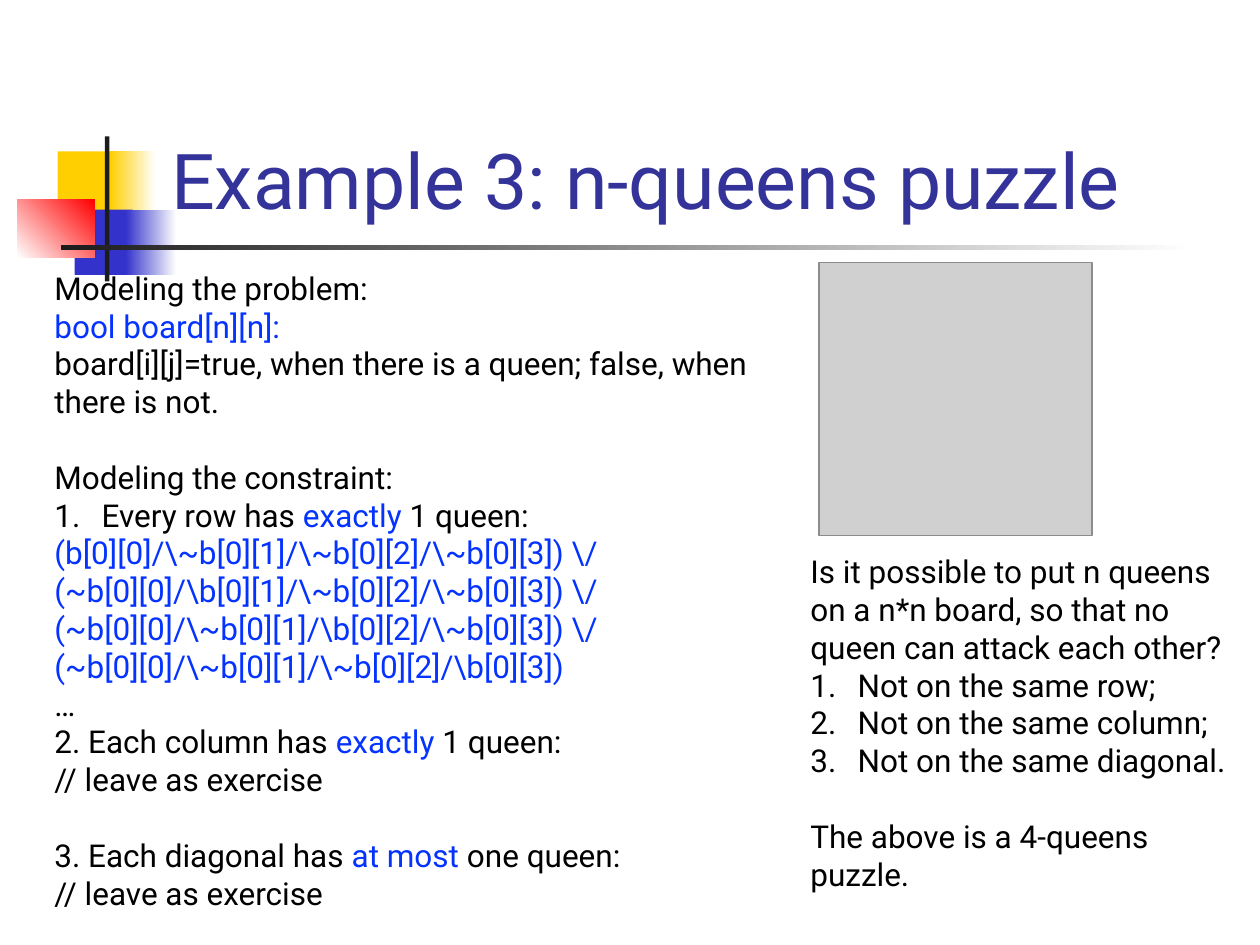
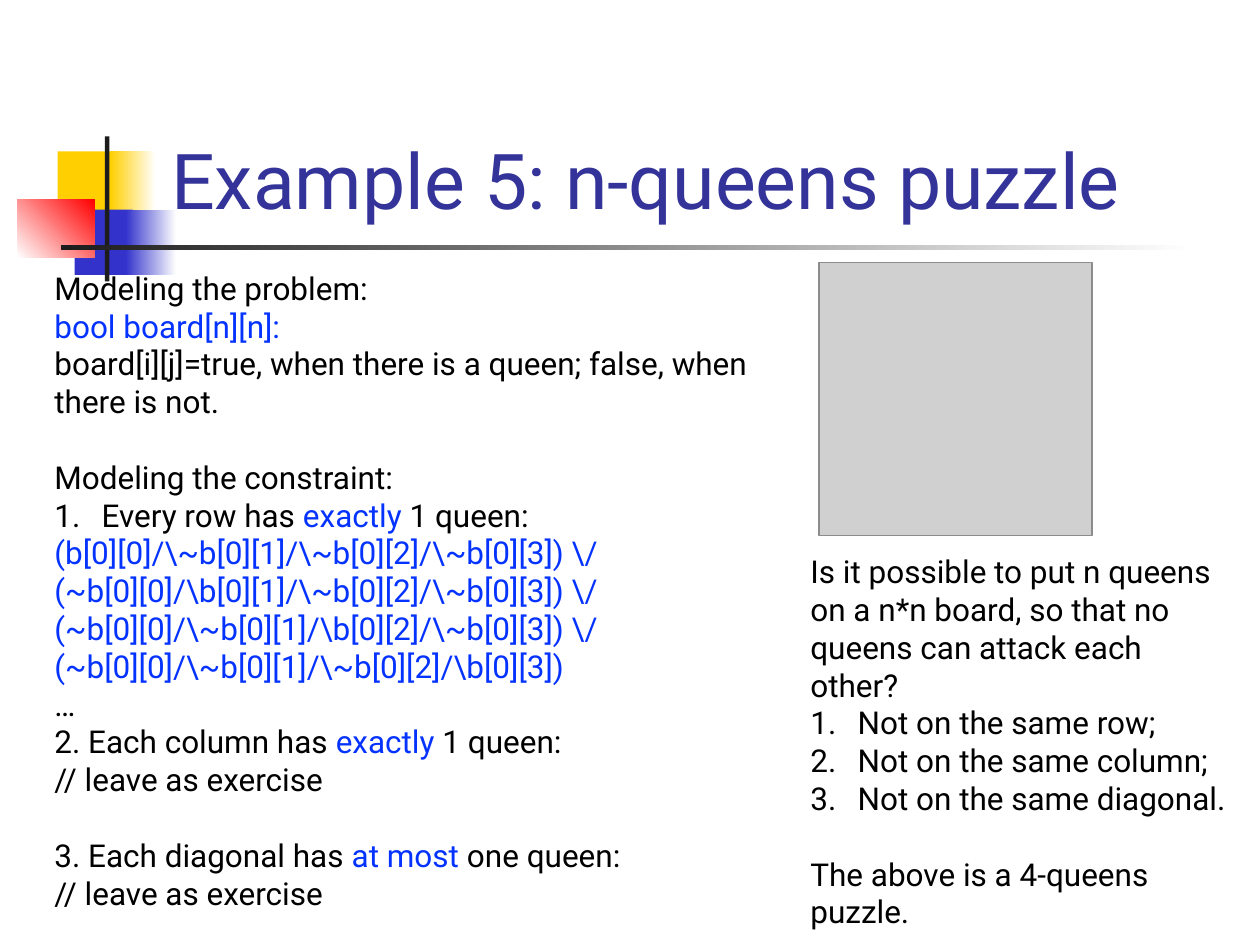
Before and after one commit to csslab-ustc/csslab-ustc.github.io, a slide deck: slide 36 of courses/theory/slides/lec07-sat.pptx (slide 34 before the commit). Drawn at 1260x945 pixels with LibreOffice and Linux fonts; fonts in the diff are those of the drawing; grey boxes stand for pictures. Boxes give left, top, right and bottom in pixels: in the first picture for what was removed or moved away, otherwise in the second. Text is boxed around its words. In the diff, an @@ line names an element or a change of style, - is before the commit and + after.

```diff
--- a/courses/theory/slides/lec07-sat.pptx
+++ b/courses/theory/slides/lec07-sat.pptx
@@ title at (x1=171, y1=151, x2=1119, y2=225): text changed @@
-Example 3: n-queens puzzle
+Example 5: n-queens puzzle
@@ text at (x1=810, y1=559, x2=1210, y2=698): text changed @@
-Is it possible to put n queens on a n*n board, so that no queen can attack each other?
+Is it possible to put n queens on a n*n board, so that no queens can attack each other?
```
Also in this commit, not shown: 1 other slide changed, 2 slides added, 7 other files.
